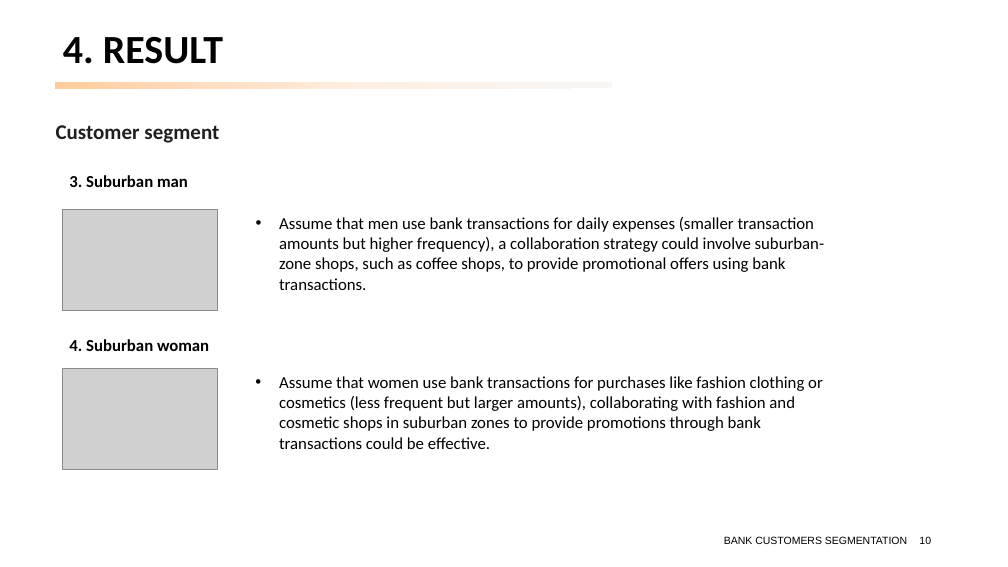
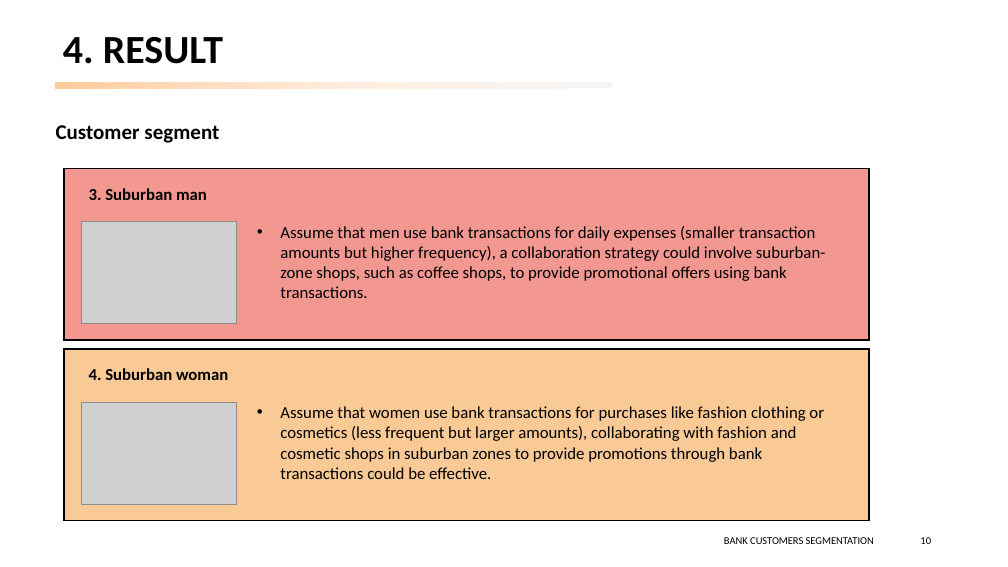
Before and after one commit to peerapat-t/Banking-customer-segmentation, a slide deck: slide 10 of banking customer segmentation.pptx. Drawn at 1008x567 pixels with LibreOffice and Linux fonts; fonts in the diff are those of the drawing; grey boxes stand for pictures. Boxes give left, top, right and bottom in pixels: in the first picture for what was removed or moved away, otherwise in the second. Text is boxed around its words. In the diff, an @@ line names an element or a change of style, - is before the commit and + after.

```diff
--- a/banking customer segmentation.pptx
+++ b/banking customer segmentation.pptx
@@ text "Customer segment" at [56, 125, 219, 143]: text colour #1F1F1F to #000000 @@
@@ rectangle added at [64, 169, 869, 340], fill #F39891, outline #000000 1.5 pt @@
@@ text "3. Suburban man": place and size @@
-text "3. Suburban man" at [69, 175, 188, 187]
+text "3. Suburban man" at [89, 188, 207, 200]
@@ picture: place and size @@
-picture at [62, 209, 217, 311]
+picture at [81, 222, 236, 323]
@@ text "Assume that men use bank ...": place and size @@
-text "Assume that men use bank ..." at [279, 217, 825, 290]
+text "Assume that men use bank ..." at [280, 226, 826, 298]
@@ rectangle added at [64, 349, 869, 521], fill #F9C996, outline #000000 1.5 pt @@
@@ text "4. Suburban woman": place and size @@
-text "4. Suburban woman" at [69, 339, 209, 351]
+text "4. Suburban woman" at [89, 368, 228, 380]
@@ picture: place and size @@
-picture at [62, 368, 217, 470]
+picture at [81, 402, 236, 504]
@@ text "Assume that women use bank ...": place and size @@
-text "Assume that women use bank ..." at [279, 376, 823, 449]
+text "Assume that women use bank ..." at [280, 406, 824, 479]
@@ page number at [920, 537, 931, 544]: font Arial to Calibri @@
@@ text "BANK CUSTOMERS SEGMENTATION" at [724, 537, 874, 544]: font Arial to Calibri @@
```
Also in this commit, not shown: 17 other slides changed, 1 other file.
